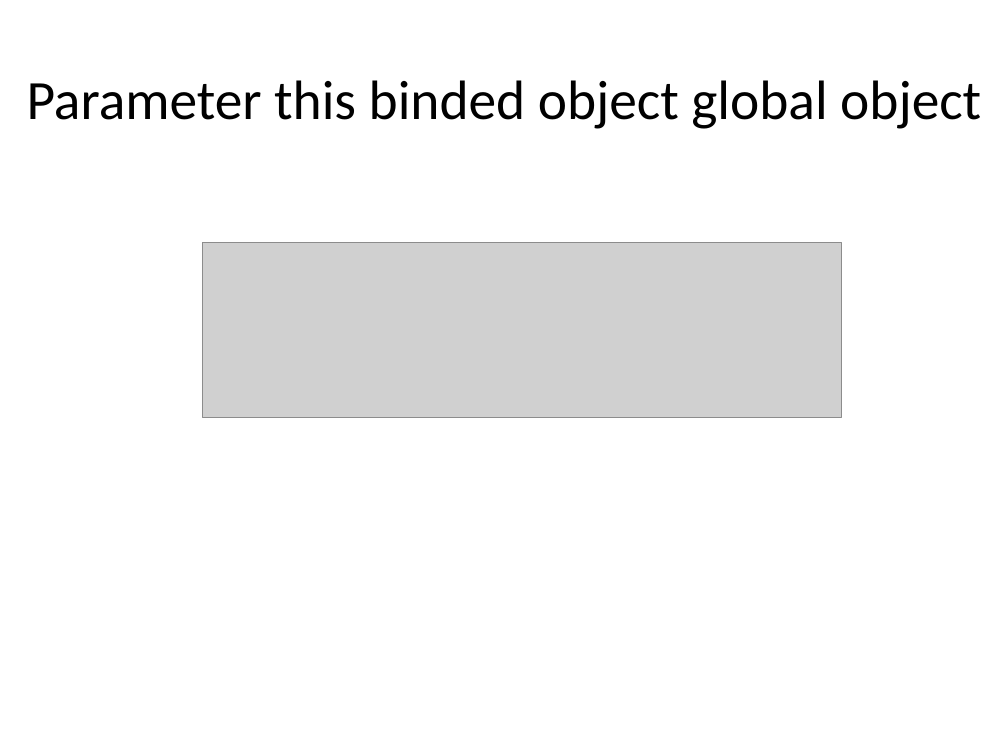
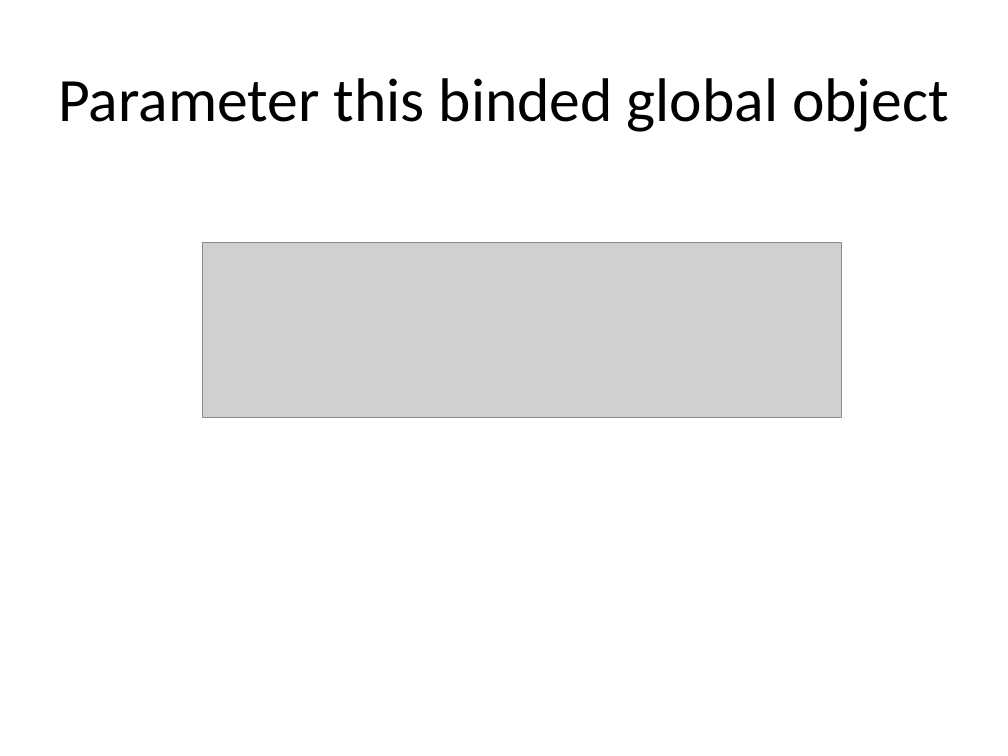
Before and after one commit to danielmapar/JSOO, a slide deck: slide 7 of gists/week2/Presentation.pptx. Drawn at 1008x756 pixels with LibreOffice and Linux fonts; fonts in the diff are those of the drawing; grey boxes stand for pictures. Boxes give left, top, right and bottom in pixels: in the first picture for what was removed or moved away, otherwise in the second. Text is boxed around its words. In the diff, an @@ line names an element or a change of style, - is before the commit and + after.

Commit message:
Week2 talk update

```diff
--- a/gists/week2/Presentation.pptx
+++ b/gists/week2/Presentation.pptx
@@ title at (58, 78, 949, 132): text changed; size 39.6 to 44 pt @@
-Parameter this binded object global object
+Parameter this binded global object
```
Also in this commit, not shown: 5 other files.
